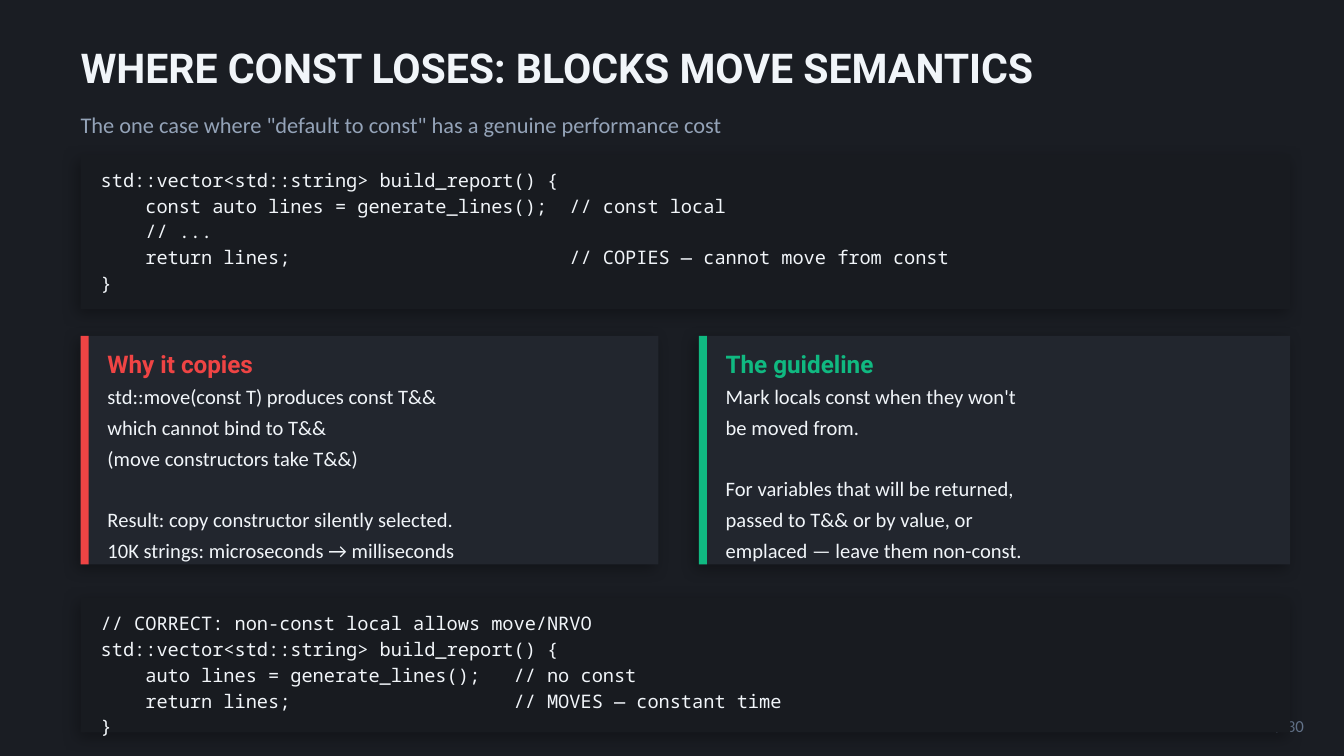
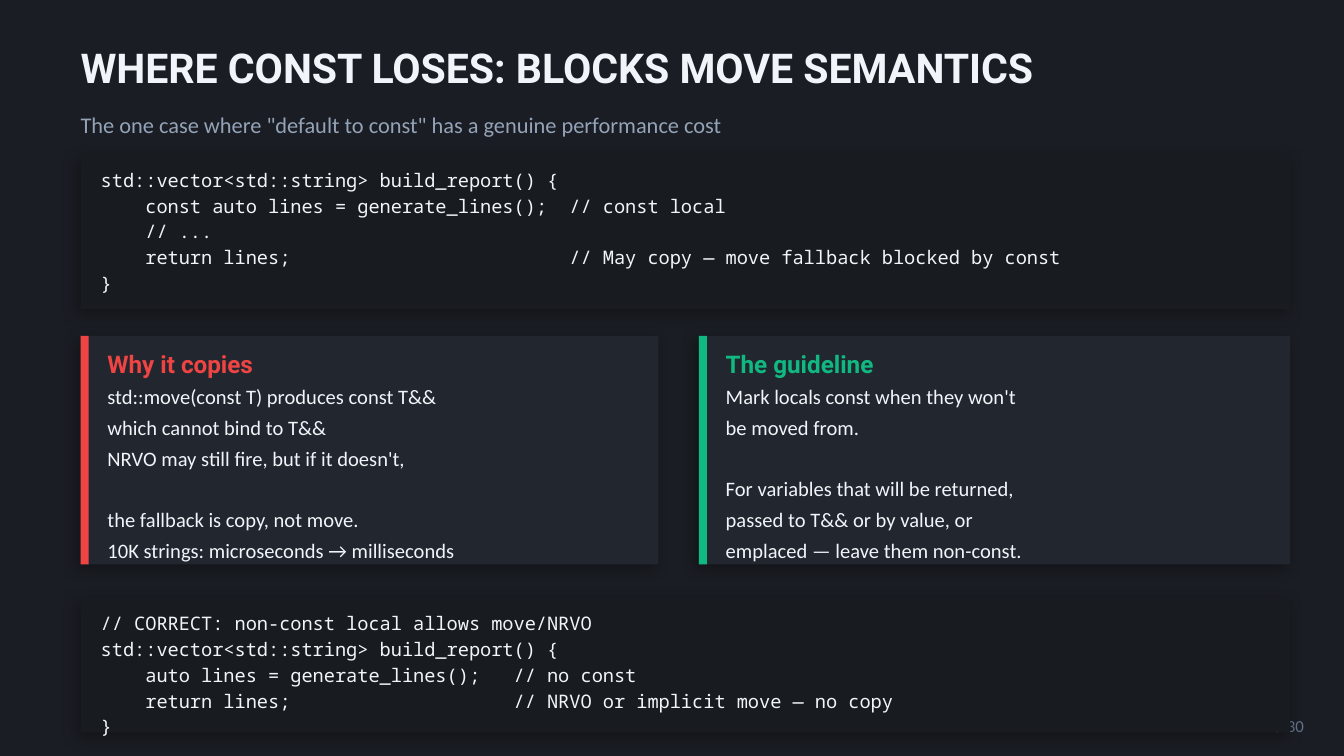
Before and after one commit to schroedermatthew/FatP, a slide deck: slide 21 of Teaching/Compile Time Errrors/sessions/const_correctness.pptx. Drawn at 1344x756 pixels with LibreOffice and Linux fonts; fonts in the diff are those of the drawing. Boxes give left, top, right and bottom in pixels: in the first picture for what was removed or moved away, otherwise in the second. Text is boxed around its words. In the diff, an @@ line names an element or a change of style, - is before the commit and + after.

```diff
--- a/Teaching/Compile Time Errrors/sessions/const_correctness.pptx
+++ b/Teaching/Compile Time Errrors/sessions/const_correctness.pptx
@@ text at (145,249,1061,269): text changed @@
-return lines; // COPIES — cannot move from const
+return lines; // May copy — move fallback blocked by const
@@ text at (107,451,404,531): text changed @@
-(move constructors take T&&)
-Result: copy constructor silently selected.
+NRVO may still fire, but if it doesn't,
+the fallback is copy, not move.
@@ text at (145,693,893,713): text changed @@
-return lines; // MOVES — constant time
+return lines; // NRVO or implicit move — no copy
```
Also in this commit, not shown: 4 other slides changed, 5 other files.
